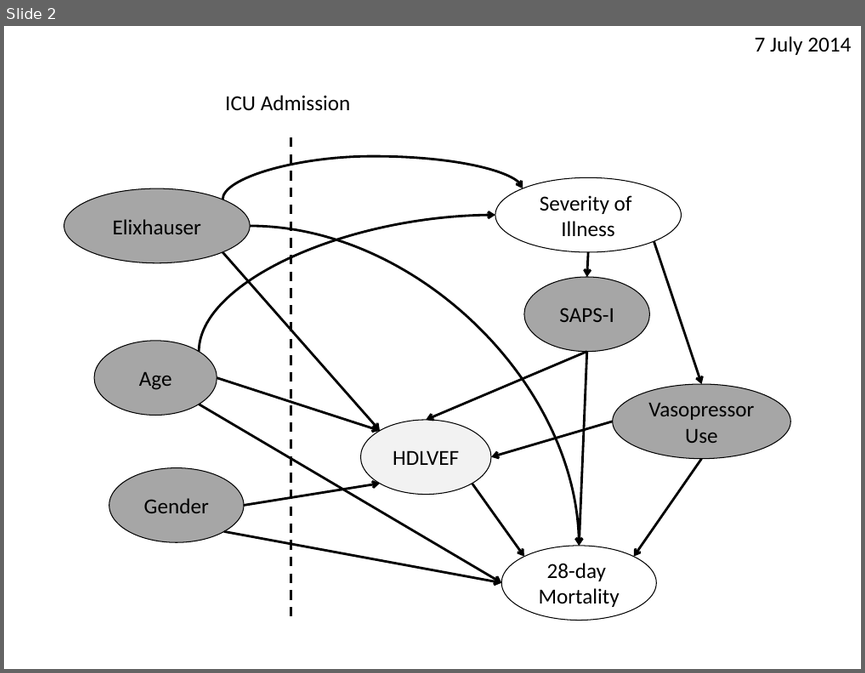
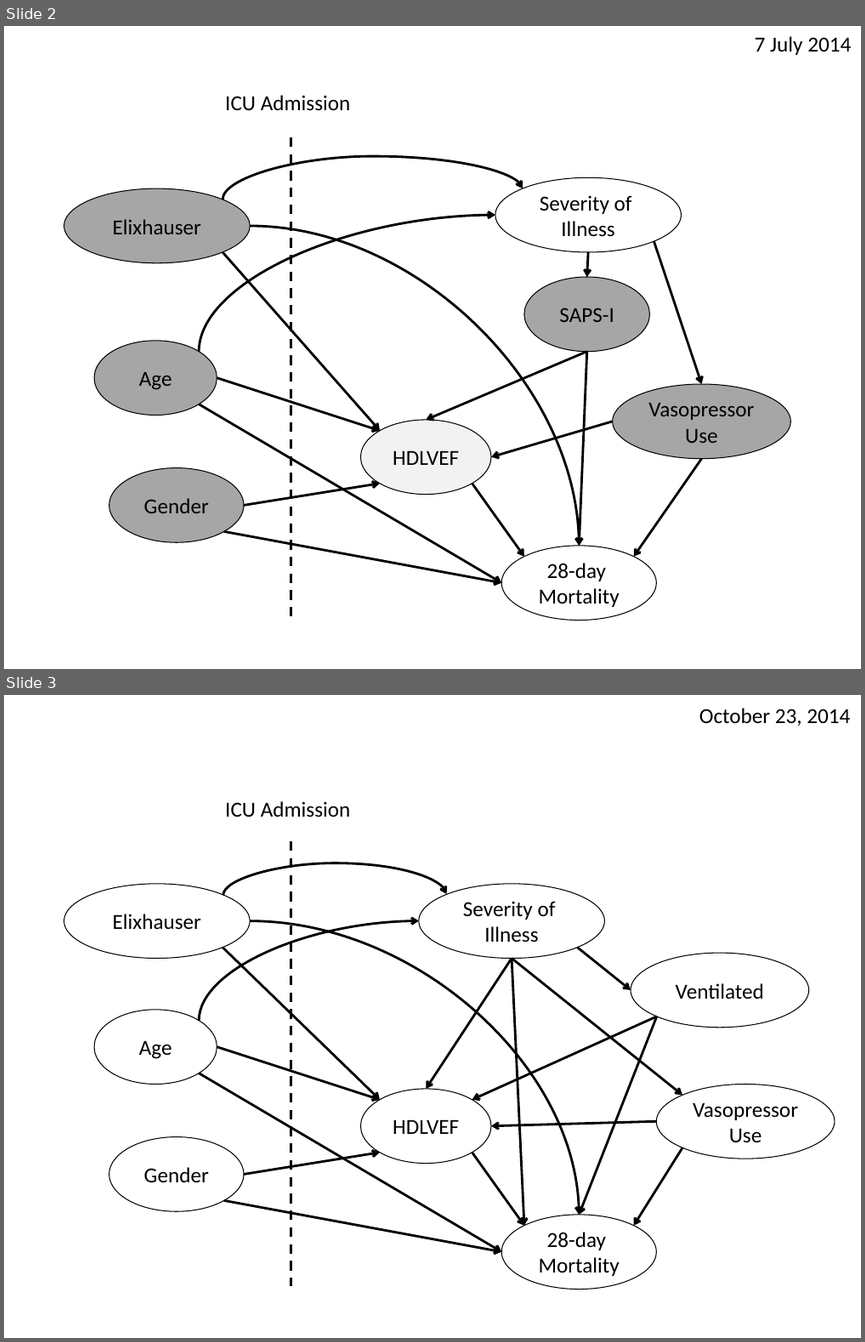
Before and after one commit to MIT-LCP/hdlvef, a slide deck: figure/dag.pptx. Shown one above the other, each under a label of ours: slide 2 before the commit, slides 2 and 3 after it. The pictures are 865x673 and 865x1342 pixels, drawn with LibreOffice and Linux fonts; fonts in the diff are those of the drawing. Boxes give left, top, right and bottom in pixels: in the first picture for what was removed or moved away, otherwise in the second. Text is boxed around its words. In the diff, an @@ line names an element or a change of style, - is before the commit and + after.

Commit message:
updated vasopressor analysis

```diff
--- a/figure/dag.pptx
+++ b/figure/dag.pptx
@@ slide 3 added at (x1=4, y1=695, x2=861, y2=1338), background #FFFFFF @@
@@ text added at (x1=699, y1=708, x2=850, y2=726), 18 pt, text #000000 @@
+October 23, 2014
@@ text added at (x1=225, y1=801, x2=351, y2=817), 18 pt, text #000000 @@
+ICU Admission
@@ line added from (291, 841) to (291, 1286), #000000 2 pt dashed @@
@@ curved arrow added from (223, 896) to (446, 894), #000000 2 pt @@
@@ ellipse added at (x1=64, y1=884, x2=250, y2=958), outline #000000 0.75 pt, 18 pt, text #000000 @@
+Elixhauser
@@ ellipse added at (x1=419, y1=884, x2=605, y2=958), outline #000000 0.75 pt, 18 pt, text #000000 @@
+Severity of
+Illness
@@ curved arrow added from (199, 1021) to (419, 921), #000000 2 pt @@
@@ curved arrow added from (250, 921) to (579, 1214), #000000 2 pt @@
@@ arrow added from (222, 947) to (380, 1100), #000000 2 pt @@
@@ arrow added from (577, 947) to (630, 990), #000000 2 pt @@
@@ arrow added from (511, 958) to (426, 1089), #000000 2 pt @@
@@ arrow added from (511, 958) to (682, 1095), #000000 2 pt @@
@@ arrow added from (511, 958) to (524, 1225), #000000 2 pt @@
@@ ellipse added at (x1=630, y1=953, x2=809, y2=1027), outline #000000 0.75 pt, 18 pt, text #000000 @@
+Ventilated
@@ ellipse added at (x1=94, y1=1009, x2=216, y2=1084), outline #000000 0.75 pt, 18 pt, text #000000 @@
+Age
@@ arrow added from (657, 1016) to (472, 1100), #000000 2 pt @@
@@ arrow added from (657, 1016) to (579, 1214), #000000 2 pt @@
@@ arrow added from (216, 1046) to (380, 1100), #000000 2 pt @@
@@ arrow added from (199, 1073) to (502, 1252), #000000 2 pt @@
@@ ellipse added at (x1=360, y1=1089, x2=491, y2=1163), outline #000000 0.75 pt, 18 pt, text #000000 @@
+HDLVEF
@@ ellipse added at (x1=656, y1=1084, x2=834, y2=1158), outline #000000 0.75 pt, 18 pt, text #000000 @@
+Vasopressor
+Use
@@ arrow added from (656, 1121) to (491, 1126), #000000 2 pt @@
@@ ellipse added at (x1=109, y1=1136, x2=244, y2=1211), outline #000000 0.75 pt, 18 pt, text #000000 @@
+Gender
@@ arrow added from (244, 1174) to (380, 1151), #000000 2 pt @@
@@ arrow added from (472, 1151) to (524, 1225), #000000 2 pt @@
@@ arrow added from (682, 1147) to (634, 1225), #000000 2 pt @@
@@ arrow added from (224, 1201) to (502, 1252), #000000 2 pt @@
@@ ellipse added at (x1=502, y1=1214, x2=657, y2=1289), outline #000000 0.75 pt, 18 pt, text #000000 @@
+28-day
+Mortality
```
Also in this commit, not shown: 32 other files.
